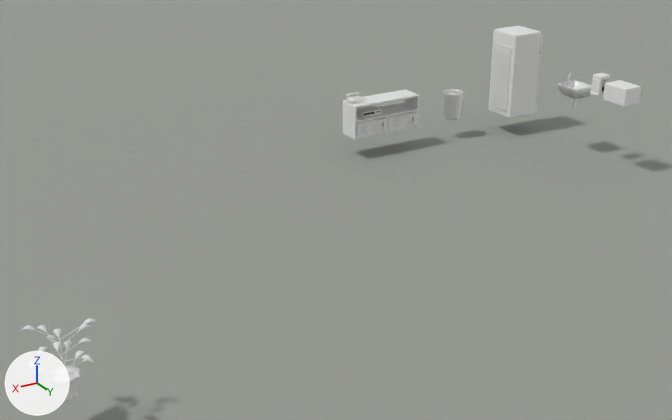
What one commit did to the Blender file Models/Interiors/FurnishedStudio/studio_apartment_furnished.blend.
The view is the same before and after, from a camera (50 mm lens) standing at (8.69, 11.03, 5.53) and looking at (2.15, 0.12, 0.07). Lighting does not change. The marker at lower left points along +X, +Y and +Z. The older version comes first.

Objects in the first picture: 'Instance / EntertainmentCenter', 'Instance / Fridge', 'Instance / LandlinePhone', 'Instance / Microwave', 'Instance / PottedPlant', 'Instance / TrashCan', 'Instance / VCR', 'Presentation ground (not exported)' and 2 more.
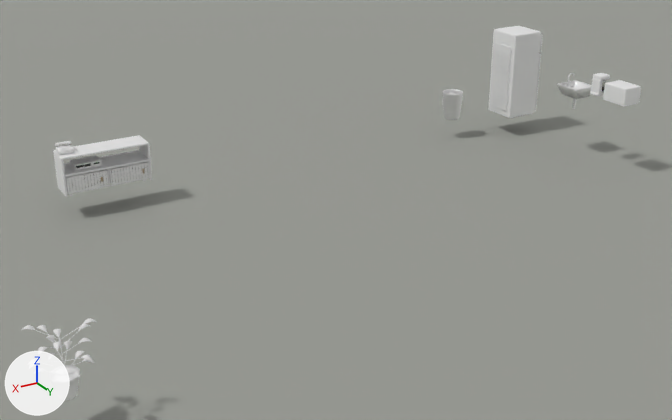
Boxes [x1, y1, x2, y2] around the edits, measured in the pictures (672 x 420 px):
'Instance / EntertainmentCenter', moved
    before: [343, 89, 419, 140]
    after: [53, 135, 152, 196]
'Instance / VCR', moved
    before: [356, 106, 382, 117]
    after: [70, 155, 102, 170]
'Instance / LandlinePhone', moved
    before: [347, 92, 367, 104]
    after: [55, 141, 78, 155]

What changed in the scene script:
```text
Change ob_instance___entertainmentcenter:
    ob_instance___entertainmentcenter.location: (-0.58, -2.8, 0.0) -> (4.7, -2.8, 0.0)
Change ob_instance___vcr:
    ob_instance___vcr.location: (-0.3, -2.8, 0.38) -> (4.98, -2.8, 0.38)
Change ob_instance___landlinephone:
    ob_instance___landlinephone.location: (0.0, -2.81, 0.66) -> (5.28, -2.81, 0.66)
```
